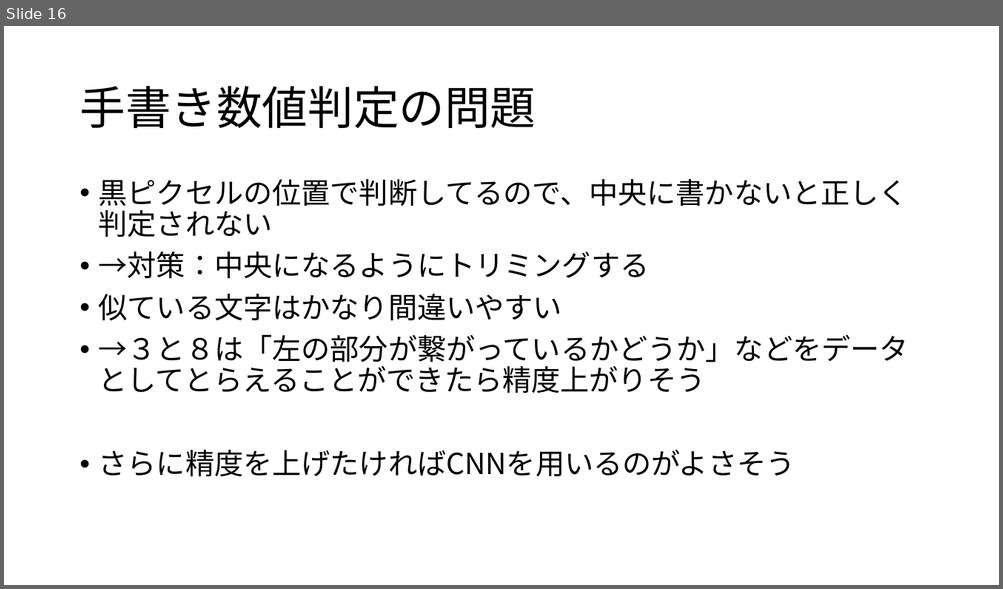
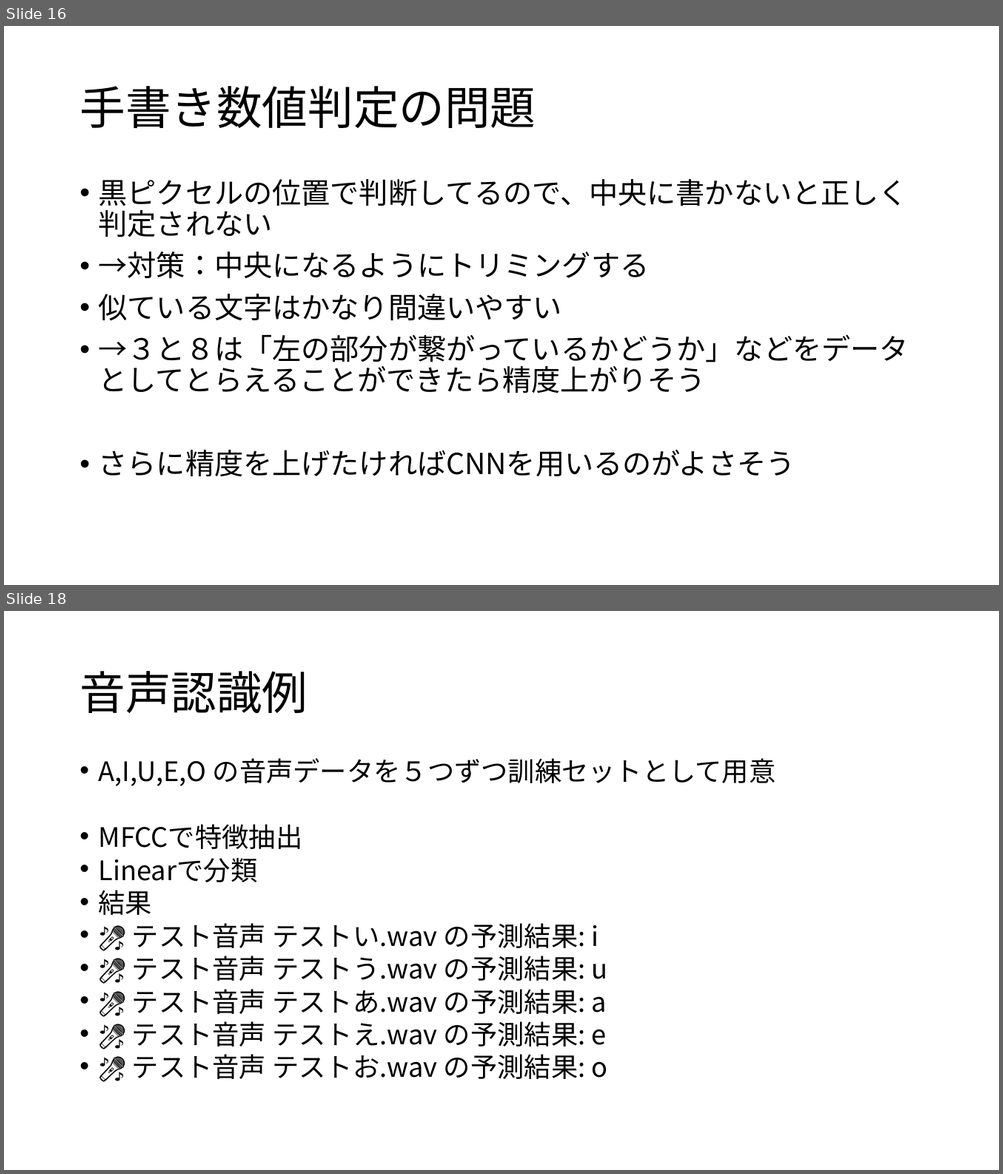
Before and after one commit to daidai-su/mySVM, a slide deck: デモスライド.pptx. Shown one above the other, each under a label of ours: slide 16 before the commit, slides 16 and 18 after it; the slides between them are not shown. The pictures are 1003x589 and 1003x1174 pixels, drawn with LibreOffice and Linux fonts; fonts in the diff are those of the drawing. Boxes give left, top, right and bottom in pixels: in the first picture for what was removed or moved away, otherwise in the second. Text is boxed around its words. In the diff, an @@ line names an element or a change of style, - is before the commit and + after.

```diff
--- a/デモスライド.pptx
+++ b/デモスライド.pptx
@@ slide 18 added at box(4, 611, 999, 1170), background #FFFFFF @@
@@ title added at box(79, 671, 307, 713), 44 pt, text #000000 @@
+音声認識例
@@ text added at box(99, 758, 776, 1079), 25.9 pt, text #000000 @@
+• A,I,U,E,O の音声データを５つずつ訓練セットとして用意
+• MFCCで特徴抽出
+• Linearで分類
+• 結果
+• 🎤 テスト音声 テストい.wav の予測結果: i
+• 🎤 テスト音声 テストう.wav の予測結果: u
+• 🎤 テスト音声 テストあ.wav の予測結果: a
+• 🎤 テスト音声 テストえ.wav の予測結果: e
+• 🎤 テスト音声 テストお.wav の予測結果: o
```
Also in this commit, not shown: 1 other slide added.
